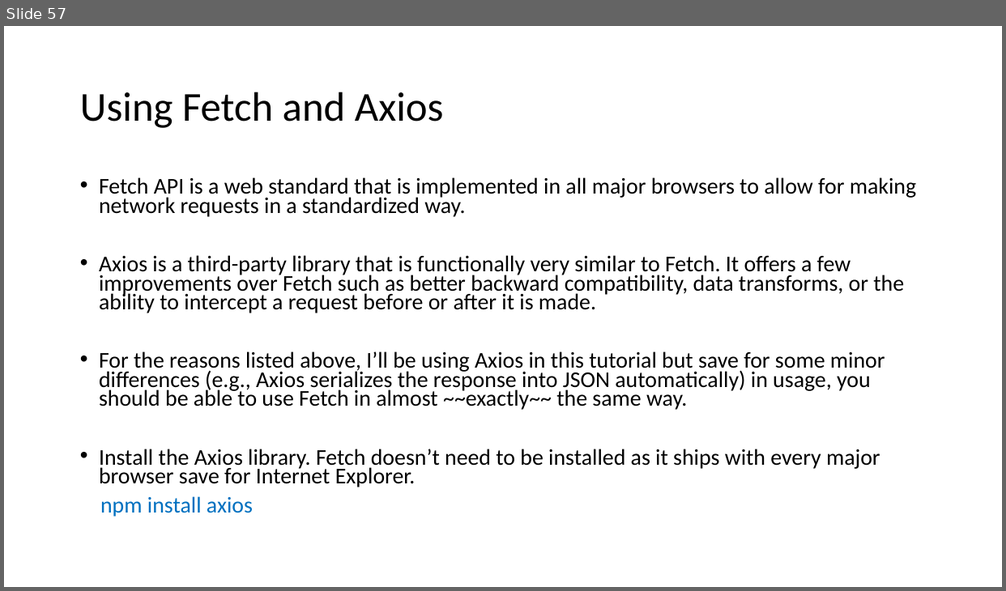
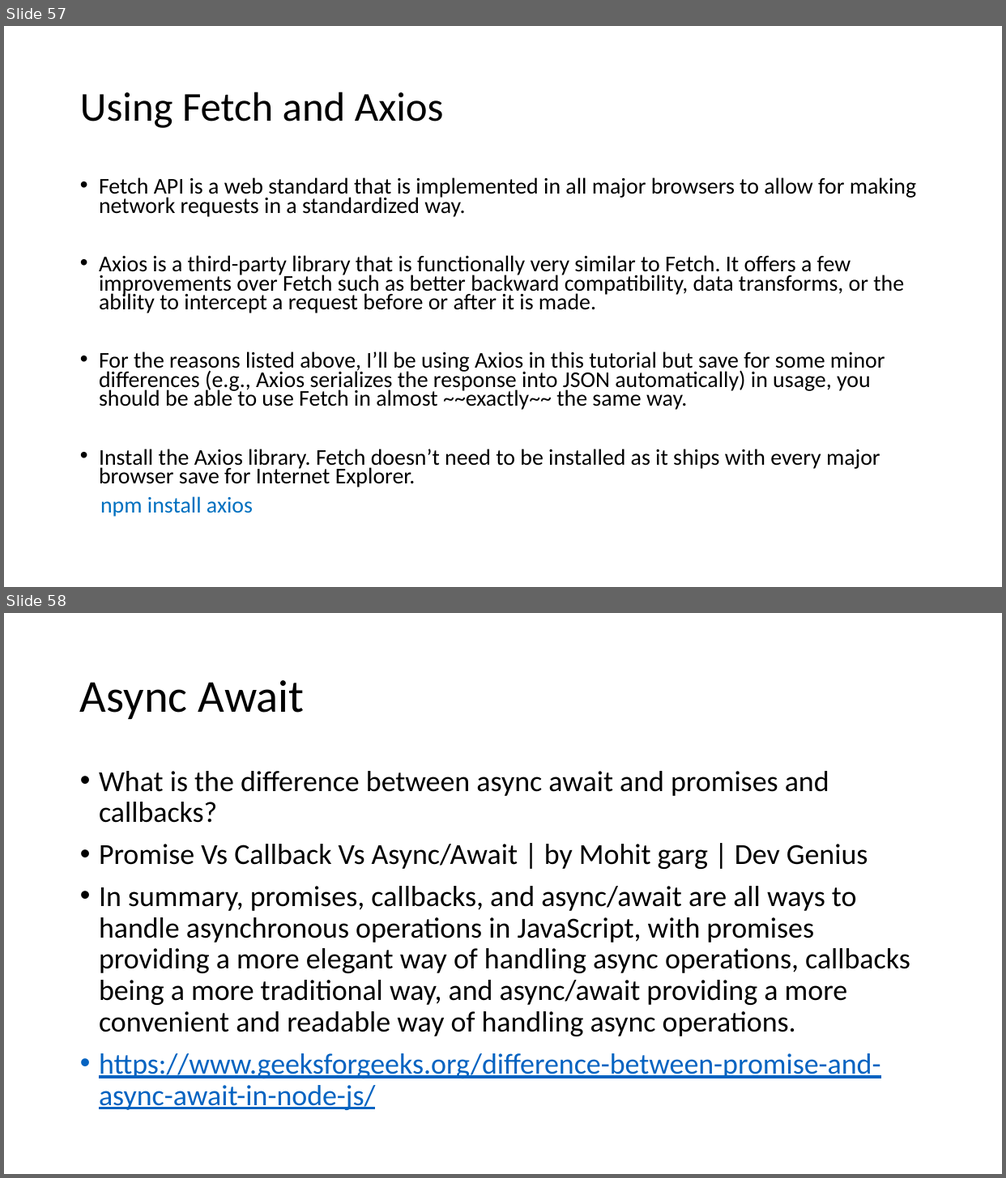
Before and after one commit to AwareSelf/nama_spring_and_springboot_demos, a slide deck: React/React_Presentation.pptx. Shown one above the other, each under a label of ours: slide 57 before the commit, slides 57 and 58 after it. The pictures are 1006x591 and 1006x1178 pixels, drawn with LibreOffice and Linux fonts; fonts in the diff are those of the drawing. Boxes give left, top, right and bottom in pixels: in the first picture for what was removed or moved away, otherwise in the second. Text is boxed around its words. In the diff, an @@ line names an element or a change of style, - is before the commit and + after.

```diff
--- a/React/React_Presentation.pptx
+++ b/React/React_Presentation.pptx
@@ slide 58 added at (x1=4, y1=613, x2=1002, y2=1174), background #FFFFFF @@
@@ title added at (x1=80, y1=680, x2=304, y2=719), 44 pt, text #000000 @@
+Async Await
@@ text added at (x1=99, y1=771, x2=910, y2=1110), 28 pt, text #000000 @@
+• What is the difference between async await and promises and callbacks?
+• Promise Vs Callback Vs Async/Await | by Mohit garg | Dev Genius
+• In summary, promises, callbacks, and async/await are all ways to handle asynchronous operations in JavaScript, with promises providing a more elegant way of handling async operations, callbacks being a more traditional way, and async/await providing a more convenient and readable way of handling async operations.
+• https://www.geeksforgeeks.org/difference-between-promise-and-async-await-in-node-js/
```
Also in this commit, not shown: 1 other slide added, 1 slide removed, 14 other files.
